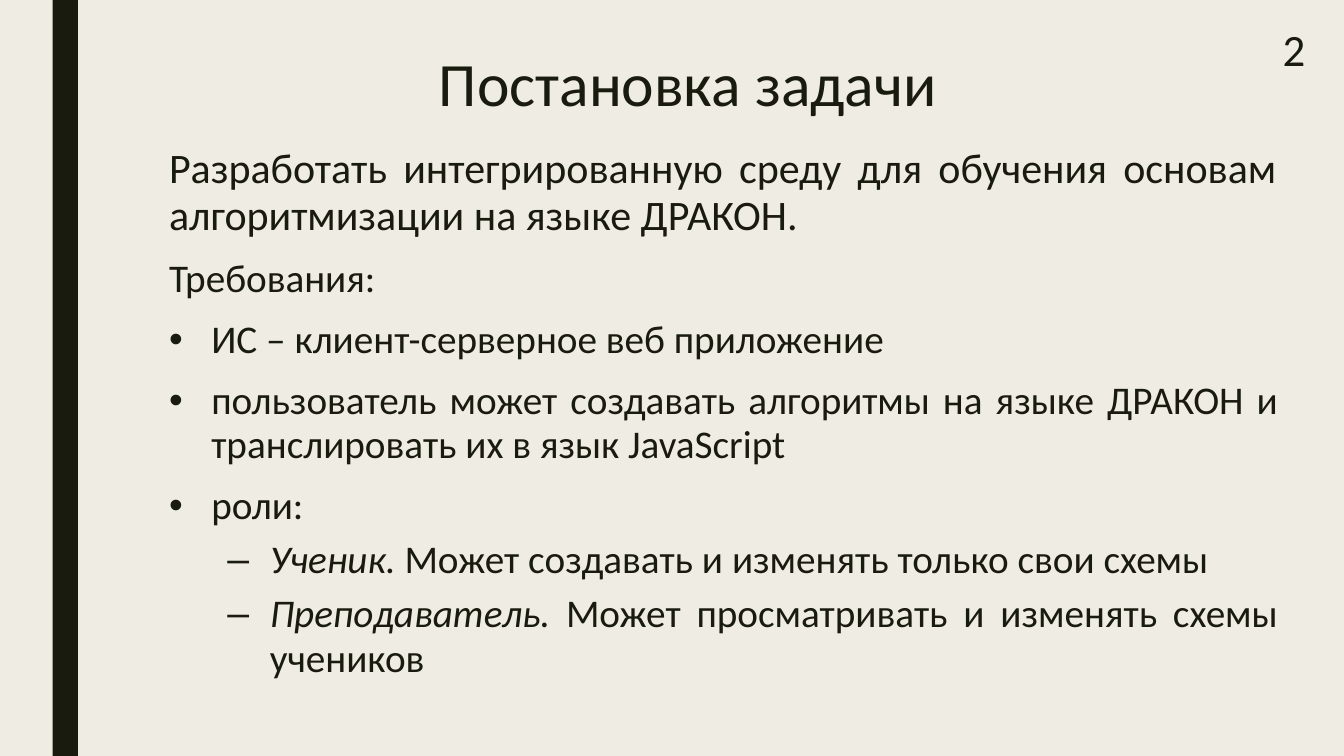
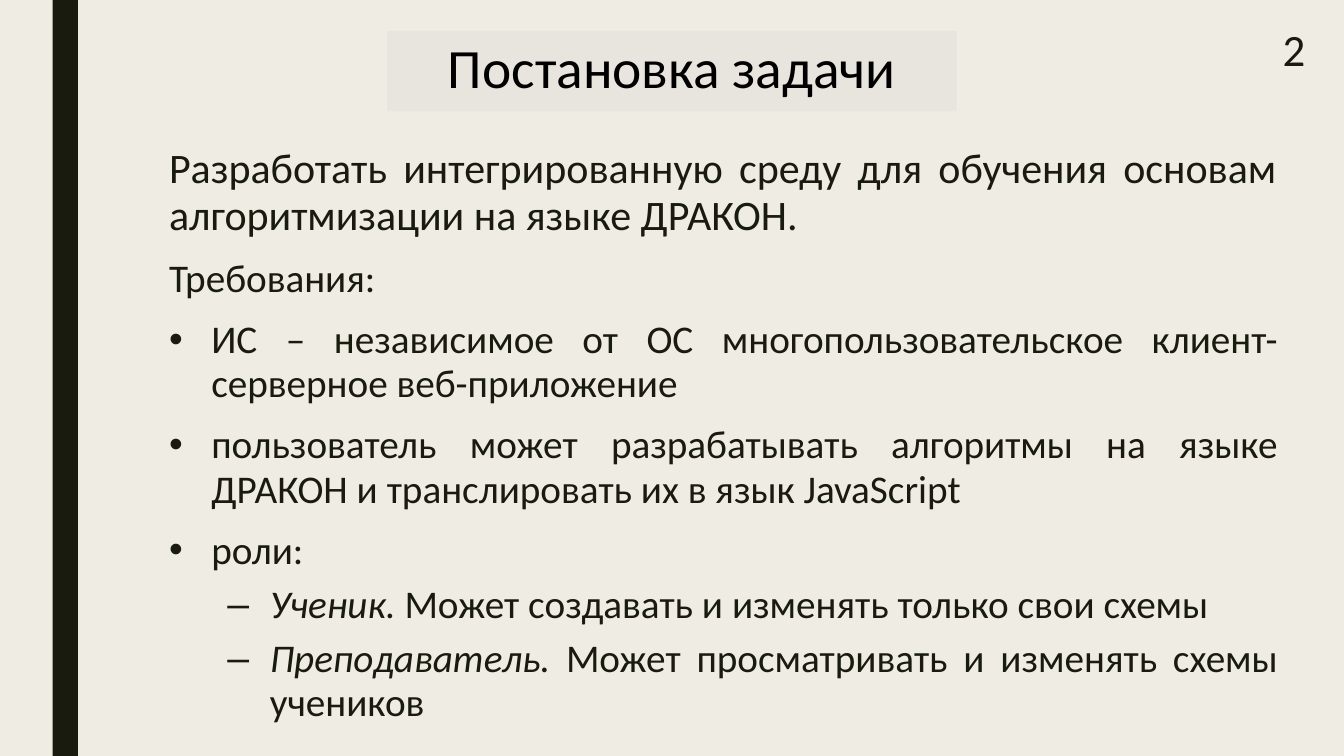
Before and after one commit to samarsky-canary/dragon, a slide deck: slide 2 of dizdocs/bakalavr.pptx. Drawn at 1344x756 pixels with LibreOffice and Linux fonts; fonts in the diff are those of the drawing. Boxes give left, top, right and bottom in pixels: in the first picture for what was removed or moved away, otherwise in the second. Text is boxed around its words. In the diff, an @@ line names an element or a change of style, - is before the commit and + after.

```diff
--- a/dizdocs/bakalavr.pptx
+++ b/dizdocs/bakalavr.pptx
@@ title "Постановка задачи": place and size @@
-title "Постановка задачи" at bbox=[439, 66, 936, 116]
+title "Постановка задачи" at bbox=[387, 31, 957, 112]
@@ title "Постановка задачи" at bbox=[387, 31, 957, 112]: size 44 to 39.6 pt, text colour #191B0E to #000000; vertical alignment top to middle; fill none to #E8E5DF; outline none to #897B61 2.75 pt @@
@@ text at bbox=[211, 327, 1278, 510]: text changed @@
-• ИС – клиент-серверное веб приложение
-• пользователь может создавать алгоритмы на языке ДРАКОН и транслировать их в язык JavaScript
+• ИС – независимое от ОС многопользовательское клиент-серверное веб-приложение
+• пользователь может разрабатывать алгоритмы на языке ДРАКОН и транслировать их в язык JavaScript
```
Also in this commit, not shown: 21 other slides changed, 1 slide added, 3 slides removed, 5 other files.
